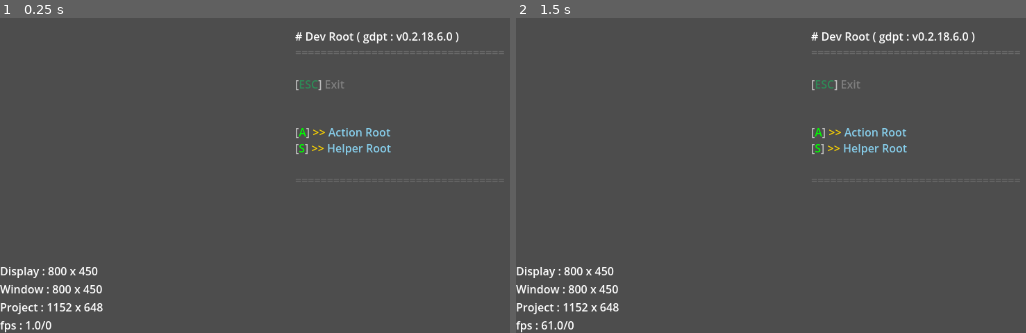
Above: before the commit, frames 1-2 (left to right).
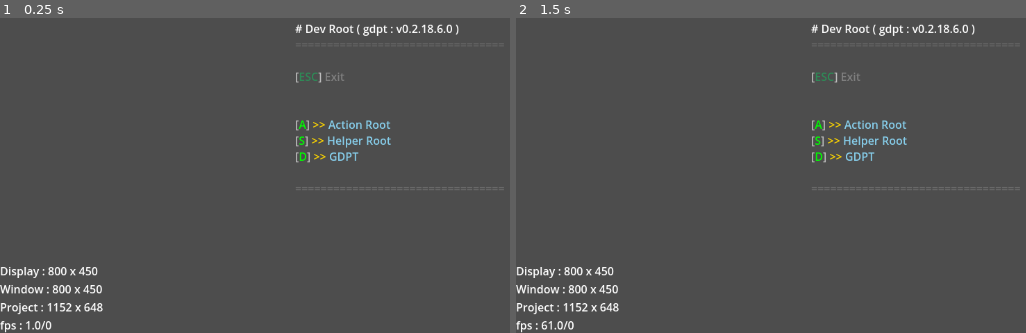
Above: after the commit, the same moments.

Repository: R2Road/godot_play_tool
Game: Godot game, scene res://dev_root.tscn
Two runs of this game, one before a commit and one after it. Both use one fixed random seed, a clock stepped at 60 frames per second and the inputs below.
Inputs (mouse positions are in pixels of both pictures, inside the frame that each line leads up to):
- Up to frame 1 (0.25 s): no input
- Up to frame 2 (1.5 s): tap Enter at 0.5 s; move the mouse to (outside the picture) at 0.52 s; hold D 0.53-1.25 s; tap 1 at 0.6 s; click (outside the picture) at 0.67 s; tap Space at 0.77 s; tap 2 at 0.8 s; drag from (755, 131) to (878, 197) at 1.27 s

The runs differ from the first frame. In frame 1, 2.3% of the frame differs, in the area x 57-99%, y 1-54%; in frame 2, 2.3%.
Error in both runs: Out of bounds get index '1' (on base: 'Array[Dictionary]') (res://addons/godot_play_tool/scene/gdpt_scene.gd:25)

Commit message:
add scene : test_gdpt_root

Diff:
--- a/project/dev_root.gd
+++ b/project/dev_root.gd
@@ -24,6 +24,7 @@
 	pam.add_lf2()
 	pam.add_root( test_action_root.scene_name(),	Key.KEY_A,	test_action_root.scene_path() )
 	pam.add_root( test_helper_root.scene_name(),	Key.KEY_S,	test_helper_root.scene_path() )
+	pam.add_root( test_gdpt_root.scene_name(),		Key.KEY_D,	test_gdpt_root.scene_path() )
 	pam.add_lf()
 	pam.add_split()
 	build_summary( eSceneType.ROOT )
--- a/project/project.godot
+++ b/project/project.godot
@@ -33,6 +33,7 @@
 
 folder_colors={
 "res://test_action/": "purple",
+"res://test_gdpt/": "green",
 "res://test_helper/": "red"
 }
 
--- /dev/null
+++ b/project/test_gdpt/test_gdpt_root.gd
@@ -0,0 +1,21 @@
+class_name test_gdpt_root extends GDPTScene
+
+
+
+### GDPT Override ################################################
+static func scene_name()->String:
+	return "GDPT"
+
+
+static func scene_path()->String:
+	return super.scene_path()
+
+
+
+### Override #####################################################
+func _ready():
+	pam.set_name( scene_name() )
+	pam.add_split()
+	pam.add_front( dev_root.scene_name(),			Key.KEY_ESCAPE, dev_root.scene_path() )
+	pam.add_lf()
+	build_summary( eSceneType.TEST )
--- /dev/null
+++ b/project/test_gdpt/test_gdpt_root.tscn
@@ -0,0 +1,6 @@
+[gd_scene load_steps=2 format=3 uid="uid://3lld67txvclg"]
+
+[ext_resource type="Script" uid="uid://diepcnxseiw4p" path="res://test_gdpt/test_gdpt_root.gd" id="1_w3pen"]
+
+[node name="test_gdpt_root" type="Node2D"]
+script = ExtResource("1_w3pen")
Not shown, added: project/test_gdpt/test_gdpt_root.gd.uid
